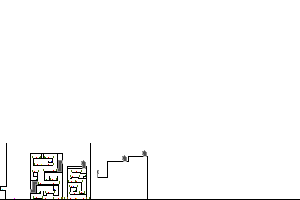
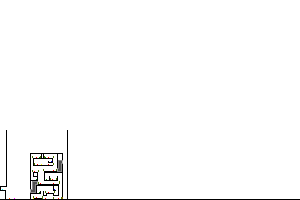
Layered file, before and after one edit (300×200). Changes by layer:
renamed "Layer 1" to "Level Limit", painted on it over [6, 130, 91, 199]
renamed "Walls" to "Building1", painted on it over [9, 143, 148, 199]
